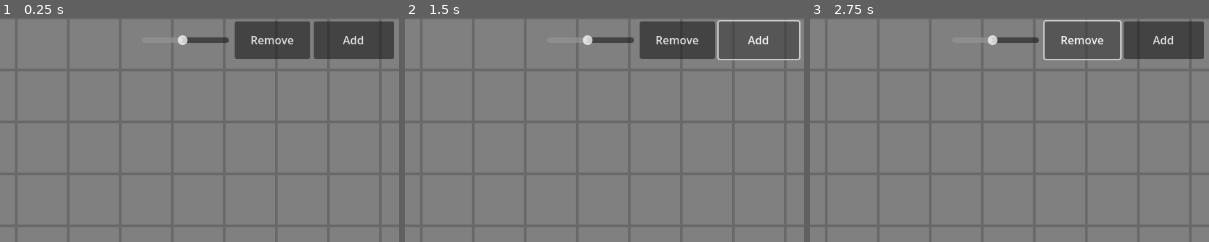
Above: before the commit, frames 1-3 (left to right).
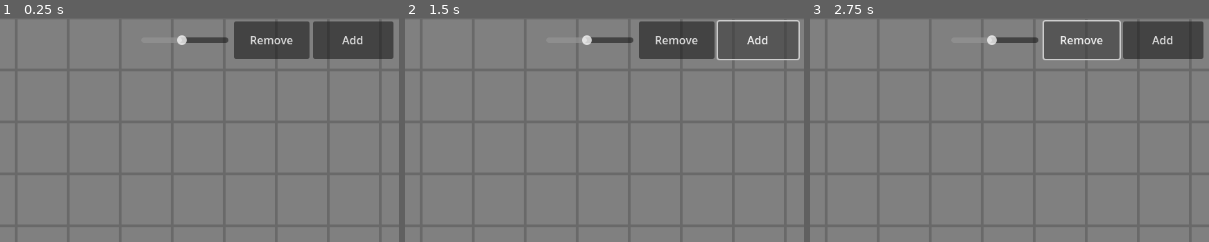
Above: after the commit, the same moments.

Repository: NiahSSBM/Godot-Curves
Game: Godot game, scene res://scenes/main.tscn
Two runs of this game, one before a commit and one after it. Both use one fixed random seed, a clock stepped at 60 frames per second and the inputs below.
Inputs:
- Up to frame 1 (0.25 s): no input
- Up to frame 2 (1.5 s): click "Remove" at 0.5 s; click "Add" at 1.25 s
- Up to frame 3 (2.75 s): click "Remove" at 2 s
The pictures show only the part of the screen within x 50-100%, y 0-50%; the shares and areas given below are measured in that part.

The runs differ from the first frame. In frame 1, 0.5% of the frame differs, in the area x 44-99%, y 1-19%; in frame 2, 0.6%, in the area x 44-100%, y 0-19%; in frame 3, 0.6%.

Commit message:
add scaling

Diff:
--- a/scenes/main.tscn
+++ b/scenes/main.tscn
@@ -20,31 +20,31 @@
 script = ExtResource("2_tbgi4")
 
 [node name="UI" type="Node2D" parent="."]
-position = Vector2(974, 30)
+position = Vector2(975, 0)
 script = ExtResource("4_tbgi4")
 
 [node name="removePointButton" type="Button" parent="UI"]
-offset_left = -57.0
-offset_top = -25.0
-offset_right = 52.0
-offset_bottom = 29.0
+offset_left = -58.0
+offset_top = 5.0
+offset_right = 51.0
+offset_bottom = 59.0
 action_mode = 0
 text = "Remove
 "
 
 [node name="addPointButton" type="Button" parent="UI"]
-offset_left = 57.0
-offset_top = -25.0
-offset_right = 173.0
-offset_bottom = 29.0
+offset_left = 56.0
+offset_top = 5.0
+offset_right = 172.0
+offset_bottom = 59.0
 action_mode = 0
 text = "Add"
 
 [node name="gridSlider" type="HSlider" parent="UI"]
-offset_left = -191.345
-offset_top = -25.0
-offset_right = -65.345
-offset_bottom = 29.0
+offset_left = -192.345
+offset_top = 5.0
+offset_right = -66.345
+offset_bottom = 59.0
 tooltip_text = "Grid Size"
 min_value = 10.0
 max_value = 150.0
@@ -53,5 +53,7 @@
 [node name="Grid" type="Node" parent="."]
 script = ExtResource("4_jyhfs")
 
+[connection signal="ready" from="." to="UI" method="_on_main_ready"]
+[connection signal="ready" from="." to="Grid" method="_on_main_ready"]
 [connection signal="pressed" from="UI/removePointButton" to="." method="remove_point"]
 [connection signal="pressed" from="UI/addPointButton" to="." method="add_point"]
--- a/scenes/ui.gd
+++ b/scenes/ui.gd
@@ -1,7 +1,11 @@
 extends Node2D
 
-var ui_offset_x: int = -180
+var ui_offset_x: int
 
 func _process(delta):
 	if get_window().size_changed:
 		position.x = get_window().size.x + ui_offset_x
+
+func _on_main_ready():
+	ui_offset_x = -180 * Globals.global_scale
+	scale *= Globals.global_scale
--- a/scripts/Globals.gd
+++ b/scripts/Globals.gd
@@ -4,3 +4,4 @@
 var total_points = 0
 var red_color = Color("ae3c24")
 var black_color = Color.BLACK
+var global_scale: float = 1
--- a/scripts/control_line.gd
+++ b/scripts/control_line.gd
@@ -3,7 +3,7 @@
 var target_point: Node2D
 
 func _ready():
-	width = 2
+	width = ceil(2 * Globals.global_scale)
 	default_color = Color(Color.BLUE, 0.5)
 
 	target_point = get_node("../../point")
--- a/scripts/curve.gd
+++ b/scripts/curve.gd
@@ -1,9 +1,6 @@
 extends Path2D
 
 var points: Array[Node]
-
-func _ready():
-	pass
 
 func update_points():
 	points = get_tree().get_nodes_in_group("points")
--- a/scripts/grid.gd
+++ b/scripts/grid.gd
@@ -1,15 +1,13 @@
 extends Node
 
 var grid_spacing: float = 75
-var line_width = 4
+var line_width
 var color = Color.DIM_GRAY
 
 var slider: HSlider
 
 func _ready():
 	slider = get_node("../UI/gridSlider")
-
-	update_grid()
 
 func update_grid():
 	for node in get_children():
@@ -40,3 +38,9 @@
 	if slider.value_changed:
 		grid_spacing = slider.value
 		update_grid()
+
+
+func _on_main_ready():
+	line_width = ceil(4 * Globals.global_scale)
+
+	update_grid()
--- a/scripts/line_2d.gd
+++ b/scripts/line_2d.gd
@@ -2,5 +2,5 @@
 
 func _process(delta):
 	points = get_parent().curve.get_baked_points()
-	width = 3
+	width = ceil(3 * Globals.global_scale)
 	default_color = Color("ae3c24")
--- a/scripts/main.gd
+++ b/scripts/main.gd
@@ -1,9 +1,11 @@
 extends Node2D
 
 var point_res = preload("res://scenes/point_set.tscn")
+var base_window_size = Vector2(1152, 648)
 
 func _ready():
-	pass
+	var vec2_size_ratio = (get_viewport().size) as Vector2 / base_window_size
+	Globals.global_scale = (vec2_size_ratio.x + vec2_size_ratio.y) / 2
 
 func add_point():
 	var new_point = point_res.instantiate()
--- a/scripts/point.gd
+++ b/scripts/point.gd
@@ -1,7 +1,7 @@
 extends Node2D
 
 var is_grabbed: bool = false
-var circle_radius: float = 10
+var circle_radius: float = ceil(10 * Globals.global_scale)
 var point_color: Color
 
 func _ready():
